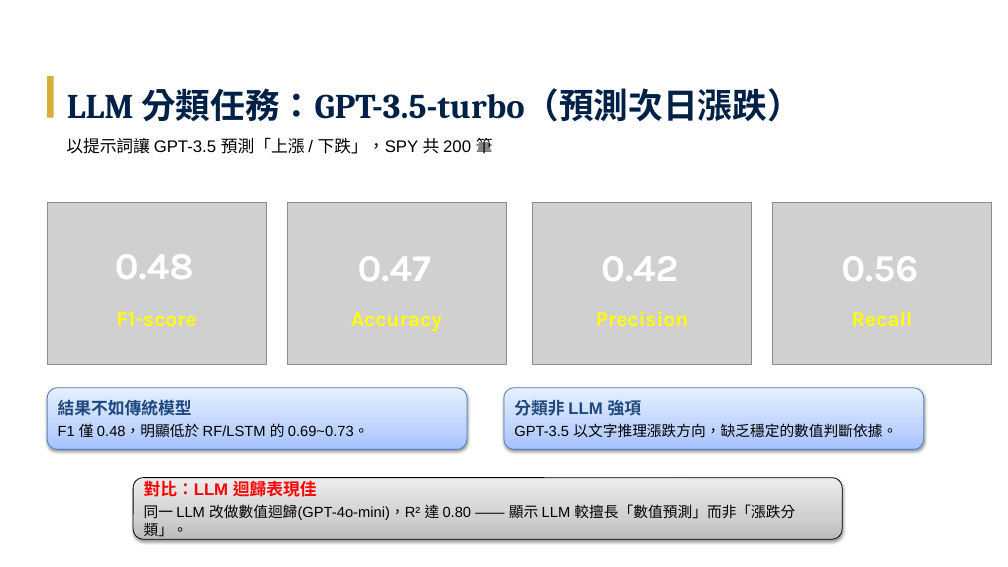
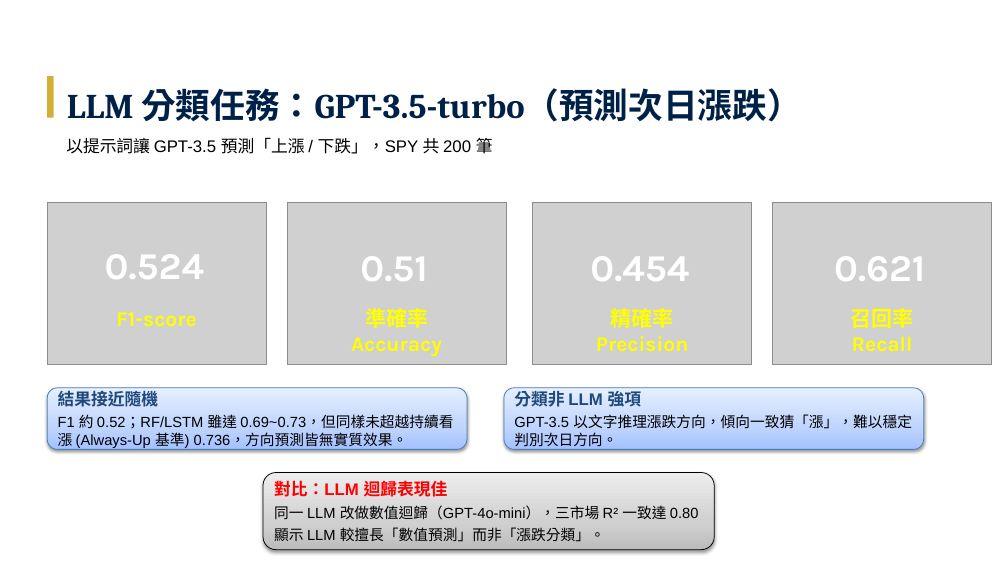
Before and after one commit to Tzu-Lin/ETF-AI-Project, a slide deck: slide 23 of 林子瑜-LLM_ETF_修訂七版_v20260618.pptx. Drawn at 1008x567 pixels with LibreOffice and Linux fonts; fonts in the diff are those of the drawing; grey boxes stand for pictures. Boxes give left, top, right and bottom in pixels: in the first picture for what was removed or moved away, otherwise in the second. Text is boxed around its words. In the diff, an @@ line names an element or a change of style, - is before the commit and + after.

```diff
--- a/林子瑜-LLM_ETF_修訂七版_v20260618.pptx
+++ b/林子瑜-LLM_ETF_修訂七版_v20260618.pptx
@@ text at (105, 254, 204, 279): text changed @@
-0.48
+0.524
@@ text at (360, 256, 427, 281): text changed @@
-0.47
+0.51
@@ text at (590, 256, 689, 281): text changed @@
-0.42
+0.454
@@ text at (834, 256, 925, 281): text changed @@
-0.56
+0.621
@@ text at (365, 308, 428, 328): paragraph added @@
+準確率
@@ text at (611, 308, 674, 328): paragraph added @@
+精確率
@@ text at (851, 308, 914, 328): paragraph added @@
+召回率
@@ text in rounded rectangle at (58, 389, 453, 448): text changed @@
-結果不如傳統模型
-F1 僅 0.48，明顯低於 RF/LSTM 的 0.69~0.73。
+結果接近隨機
+F1 約 0.52；RF/LSTM 雖達 0.69~0.73，但同樣未超越持續看漲 (Always-Up 基準) 0.736，方向預測皆無實質效果。
@@ text in rounded rectangle at (514, 414, 912, 447): text changed @@
-GPT-3.5 以文字推理漲跌方向，缺乏穩定的數值判斷依據。
+GPT-3.5 以文字推理漲跌方向，傾向一致猜「漲」，難以穩定判別次日方向。
@@ rounded rectangle "對比：LLM 迴歸表現佳": place and size @@
-rounded rectangle "對比：LLM 迴歸表現佳" at (133, 478, 842, 539)
+rounded rectangle "對比：LLM 迴歸表現佳" at (263, 473, 715, 550)
@@ text in rounded rectangle at (274, 505, 699, 542): text changed @@
-同一 LLM 改做數值迴歸(GPT-4o-mini)，R² 達 0.80 —— 顯示 LLM 較擅長「數值預測」而非「漲跌分類」。
+同一 LLM 改做數值迴歸（GPT-4o-mini），三市場 R² 一致達 0.80
+顯示 LLM 較擅長「數值預測」而非「漲跌分類」。
```
Also in this commit, not shown: 2 other slides changed, 6 other files.
